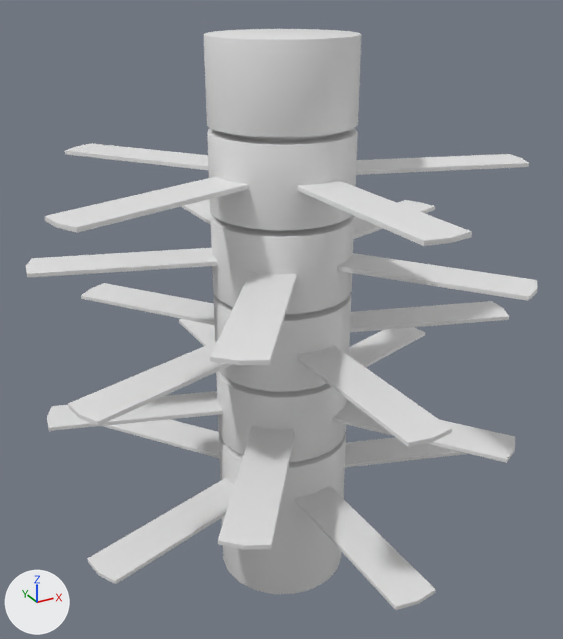
The FBX model Assets/-Ian/Model/Heavy_Structure/HeavyCylinder.fbx: old version first, new version second.
The view is the same before and after, from a camera (50 mm lens) standing at (-40.7, -73.8, 21.3) and looking at (0.2, 0.5, -15.9). Lighting does not change. The marker at lower left points along +X, +Y and +Z. The first picture is the older version. Where no turn or scale is listed for an object, it has been applied to the vertices.

The scene before the commit, as lines of its bpy script (objects in view):
```python
me_cylinder_039 = bpy.data.meshes.new('Cylinder.039')
me_cylinder_039.from_pydata(...)  # 510 vertices, 490 faces; spans x -27.0..27.0, y -23.8..28.0, z -4.4..4.4
me_cylinder_041 = bpy.data.meshes.new('Cylinder.041')
me_cylinder_041.from_pydata(...)  # 510 vertices, 490 faces; spans x -27.0..27.0, y -23.8..28.0, z -4.4..4.4
me_cylinder_043 = bpy.data.meshes.new('Cylinder.043')
me_cylinder_043.from_pydata(...)  # 140 vertices, 121 faces; spans x -8.0..8.0, y -8.0..8.0, z -3.1..6.0
ob_heavycylinder_003 = bpy.data.objects.new('HeavyCylinder.003', me_cylinder_039)
ob_heavycylinder_003.location = (0.0, 0.0, -26.0)
ob_heavycylinder_005 = bpy.data.objects.new('HeavyCylinder.005', me_cylinder_041)
ob_heavycylinder_005.location = (0.0, 0.0, -7.3)
ob_heavycylinder_007 = bpy.data.objects.new('HeavyCylinder.007', me_cylinder_043)
ob_heavycylinder_007.location = (0.0, 0.0, 10.0)
# also in view: 'HeavyCylinder.006' at (0.0, -2.1, 2.0); 'HeavyCylinder.002' at (0.0, -2.1, -40.5); 'HeavyCylinder.004' at (0.0, -2.1, -16.7)
```
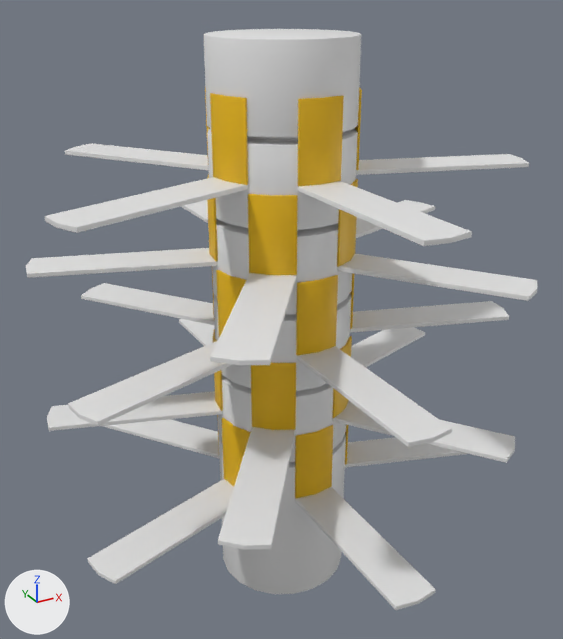
Changed parts and their boxes [x1, y1, x2, y2] in the pictures (563 x 639 px):
'HeavyCylinder.017', added (yellow)
    after: [205, 87, 362, 186]
'HeavyCylinder.016', added (yellow)
    after: [207, 175, 358, 275]
'HeavyCylinder.015', added (yellow)
    after: [212, 270, 354, 356]
'HeavyCylinder.013', added (yellow)
    after: [217, 415, 348, 498]
'HeavyCylinder.014', added (yellow)
    after: [213, 329, 352, 430]

What changed in the scene script:
```text
Add mat_m_wallruncylinder:
    mat_m_wallruncylinder = principled_material('M_WallrunCylinder')
    mat_m_wallruncylinder.base_color = (0.8, 0.47, 0.0)  # yellow #e7b600
Add me_cylinder_054:
    me_cylinder_054.from_pydata(...)  # 410 vertices, 400 faces; spans x -8.2..8.2, y -8.3..7.8, z -4.3..4.3
    me_cylinder_054.materials.append(mat_m_wallruncylinder)  # yellow #e7b600
Add me_cylinder_056:
    me_cylinder_056.from_pydata(...)  # 410 vertices, 400 faces; spans x -8.2..8.2, y -8.3..7.8, z -4.2..4.3
    me_cylinder_056.materials.append(mat_m_wallruncylinder)  # yellow #e7b600
Add me_cylinder_057:
    me_cylinder_057.from_pydata(...)  # 410 vertices, 400 faces; spans x -8.2..8.2, y -7.8..8.3, z -4.2..4.3
    me_cylinder_057.materials.append(mat_m_wallruncylinder)  # yellow #e7b600
Add me_cylinder_058:
    me_cylinder_058.from_pydata(...)  # 410 vertices, 400 faces; spans x -8.2..8.2, y -8.3..7.8, z -4.2..4.3
    me_cylinder_058.materials.append(mat_m_wallruncylinder)  # yellow #e7b600
Add me_cylinder_055:
    me_cylinder_055.from_pydata(...)  # 410 vertices, 400 faces; spans x -8.2..8.2, y -7.8..8.3, z -4.2..4.3
    me_cylinder_055.materials.append(mat_m_wallruncylinder)  # yellow #e7b600
Add ob_heavycylinder_013:
    ob_heavycylinder_013 = bpy.data.objects.new('HeavyCylinder.013', me_cylinder_054)
    ob_heavycylinder_013.location = (0.0, 0.0, -31.0)
Add ob_heavycylinder_015:
    ob_heavycylinder_015 = bpy.data.objects.new('HeavyCylinder.015', me_cylinder_056)
    ob_heavycylinder_015.location = (0.0, 0.0, -12.3)
Add ob_heavycylinder_016:
    ob_heavycylinder_016 = bpy.data.objects.new('HeavyCylinder.016', me_cylinder_057)
    ob_heavycylinder_016.location = (0.0, 0.0, -2.9)
Add ob_heavycylinder_017:
    ob_heavycylinder_017 = bpy.data.objects.new('HeavyCylinder.017', me_cylinder_058)
    ob_heavycylinder_017.location = (0.0, 0.0, 6.4)
Add ob_heavycylinder_014:
    ob_heavycylinder_014 = bpy.data.objects.new('HeavyCylinder.014', me_cylinder_055)
    ob_heavycylinder_014.location = (0.0, 0.0, -21.6)
```
